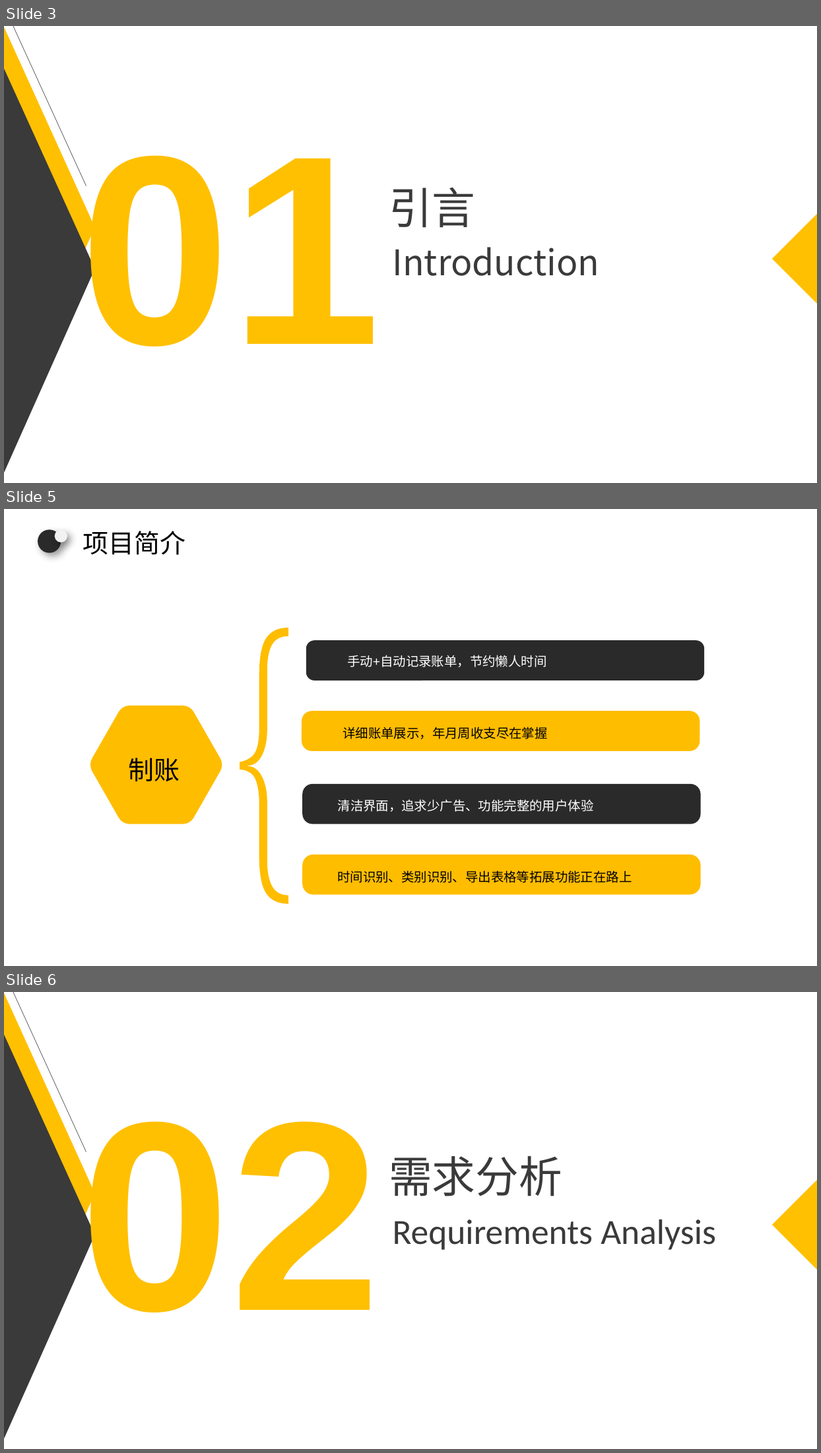
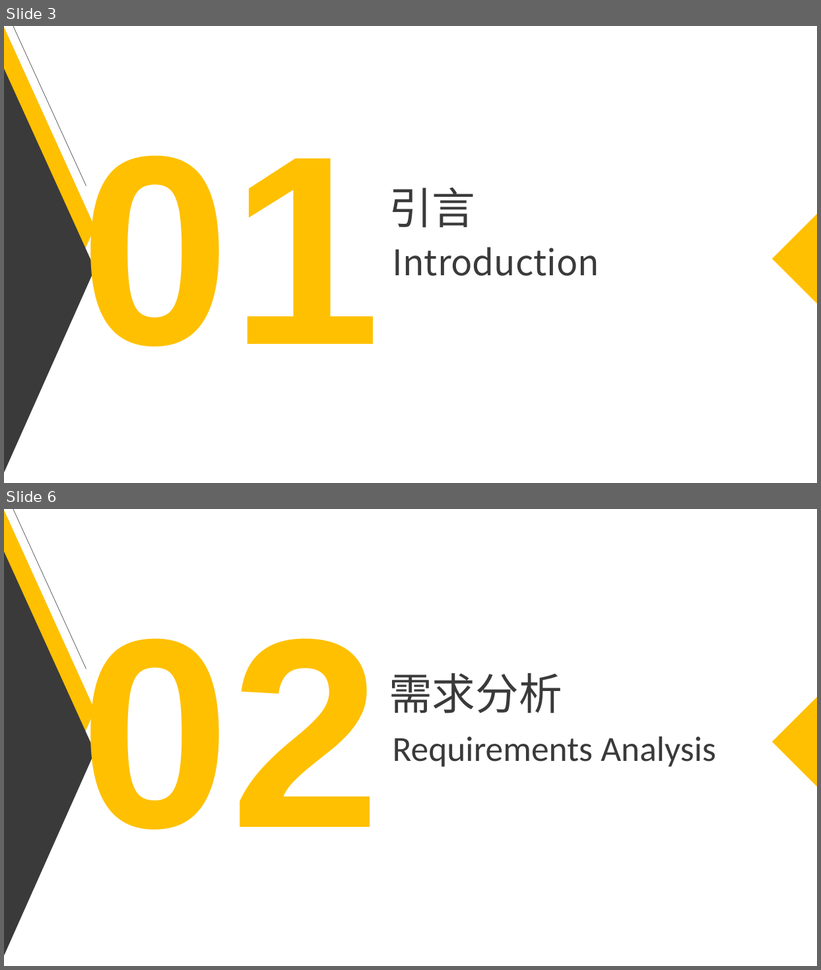
Before and after one commit to zszdxasdf/zhizhang, a slide deck: 需求分析/SE2020-G14-软件需求说明(SRS)0.2/SE2020-G14-软件需求规格说明(SRS)0.2.pptx. Shown one above the other, each under a label of ours: slides 3, 5 and 6 before the commit, slides 3 and 6 after it; the slides between them are not shown. The pictures are 821x1453 and 821x970 pixels, drawn with LibreOffice and Linux fonts; fonts in the diff are those of the drawing. Boxes give left, top, right and bottom in pixels: in the first picture for what was removed or moved away, otherwise in the second. Text is boxed around its words. In the diff, an @@ line names an element or a change of style, - is before the commit and + after.

```diff
--- a/需求分析/SE2020-G14-软件需求说明(SRS)0.2/SE2020-G14-软件需求规格说明(SRS)0.2.pptx
+++ b/需求分析/SE2020-G14-软件需求说明(SRS)0.2/SE2020-G14-软件需求规格说明(SRS)0.2.pptx
@@ slide 5 removed at bbox=[4, 509, 817, 966], background #FFFFFF @@
@@ ellipse removed at bbox=[38, 530, 61, 553] @@
@@ ellipse removed at bbox=[54, 530, 67, 543] @@
@@ text removed at bbox=[83, 531, 186, 555] @@
-项目简介
@@ freeform shape removed at bbox=[240, 628, 288, 904] @@
@@ rounded rectangle removed at bbox=[306, 640, 705, 680] @@
@@ text removed at bbox=[347, 655, 547, 667] @@
-手动+自动记录账单，节约懒人时间
@@ freeform shape removed at bbox=[90, 706, 222, 824] @@
@@ rounded rectangle removed at bbox=[302, 712, 700, 751] @@
@@ text removed at bbox=[343, 727, 547, 739] @@
-详细账单展示，年月周收支尽在掌握
@@ text removed at bbox=[129, 758, 180, 782] @@
-制账
@@ rounded rectangle removed at bbox=[302, 784, 701, 824] @@
@@ text removed at bbox=[338, 799, 594, 812] @@
-清洁界面，追求少广告、功能完整的用户体验
@@ rounded rectangle removed at bbox=[302, 855, 701, 894] @@
@@ text removed at bbox=[337, 871, 632, 883] @@
-时间识别、类别识别、导出表格等拓展功能正在路上
```
Also in this commit, not shown: 1 slide changed, 1 slide added.
